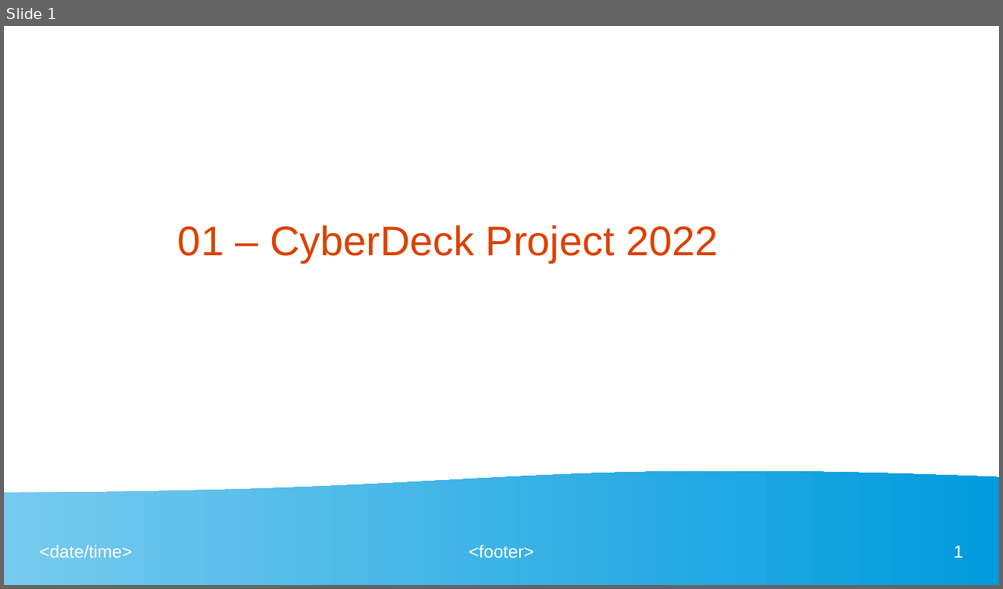
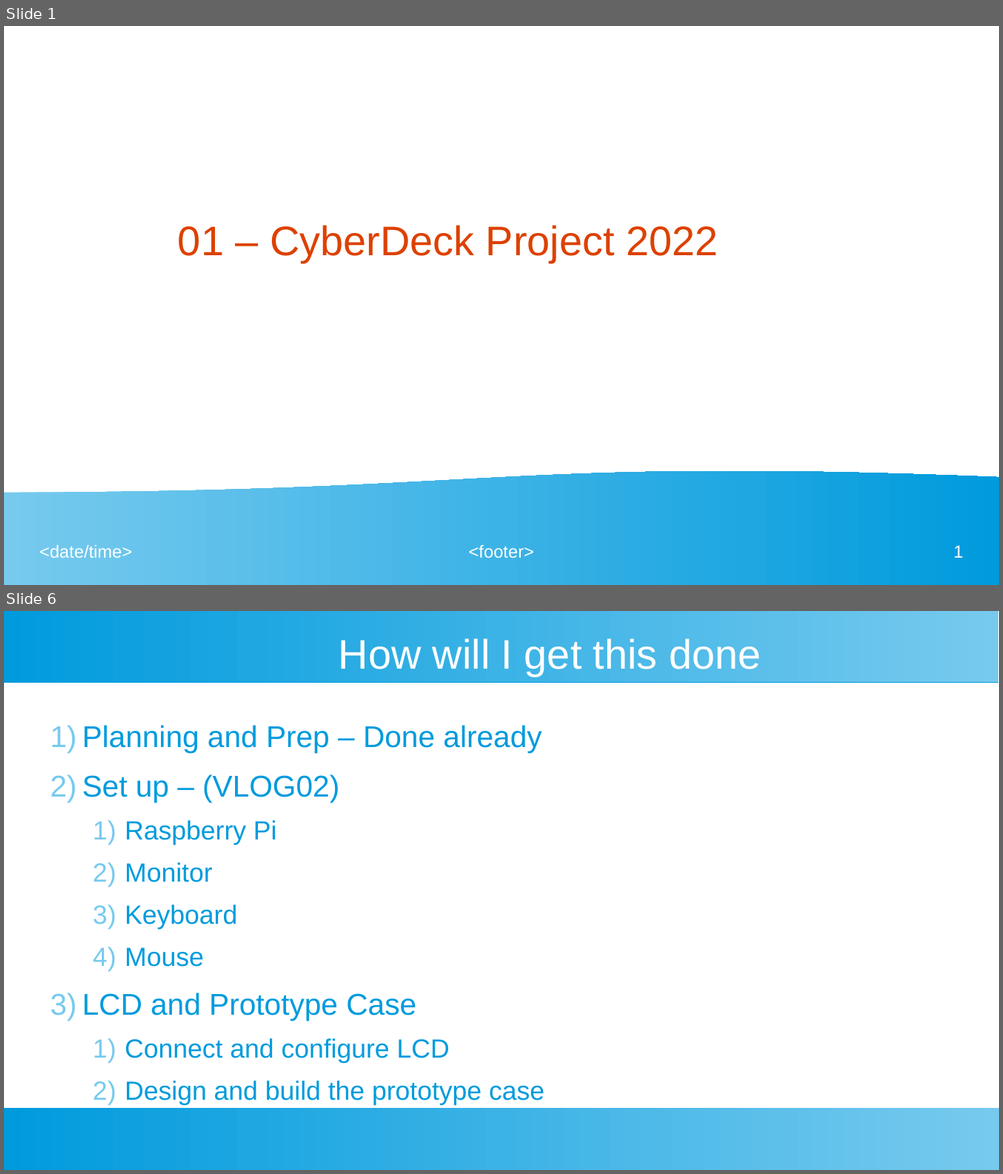
Before and after one commit to Genadeb/cyberdeck, a slide deck: prep/documents/vlog01.odp. Shown one above the other, each under a label of ours: slide 1 before the commit, slides 1 and 6 after it; the slides between them are not shown. The pictures are 1003x589 and 1003x1174 pixels, drawn with LibreOffice and Linux fonts; fonts in the diff are those of the drawing. Boxes give left, top, right and bottom in pixels: in the first picture for what was removed or moved away, otherwise in the second. Text is boxed around its words. In the diff, an @@ line names an element or a change of style, - is before the commit and + after.

Commit message:
Updated prep and research documents

```diff
--- a/prep/documents/vlog01.odp
+++ b/prep/documents/vlog01.odp
@@ slide 6 added at bbox=[4, 611, 999, 1170], background #FFFFFF @@
@@ rectangle added at bbox=[4, 611, 999, 682], fill gradient #77CAEE to #75C9EE to #73C9ED to #71C8ED to #6FC7ED to #6EC6ED @@
@@ title added at bbox=[338, 638, 760, 676], 33 pt, text #FFFFFF @@
+How will I get this done
@@ text added at bbox=[82, 725, 544, 1105], 21 pt, text #009BDD @@
+1) Planning and Prep – Done already
+2) Set up – (VLOG02)
+  1) Raspberry Pi
+  2) Monitor
+  3) Keyboard
+  4) Mouse
+3) LCD and Prototype Case
+  1) Connect and configure LCD
+  2) Design and build the prototype case
@@ rectangle added at bbox=[4, 1108, 999, 1170], fill gradient #77CAEE to #75C9EE to #73C9ED to #71C8ED to #6FC7ED to #6EC6ED @@
```
Also in this commit, not shown: 4 slides changed, 2 other slides added, 2 slides removed, 7 other files.
